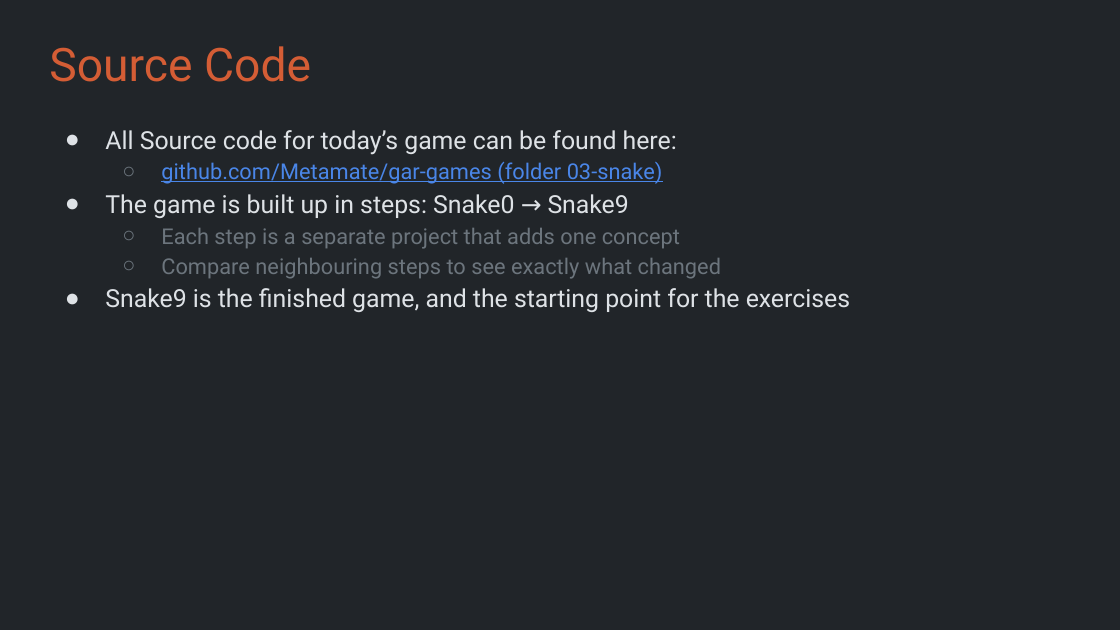
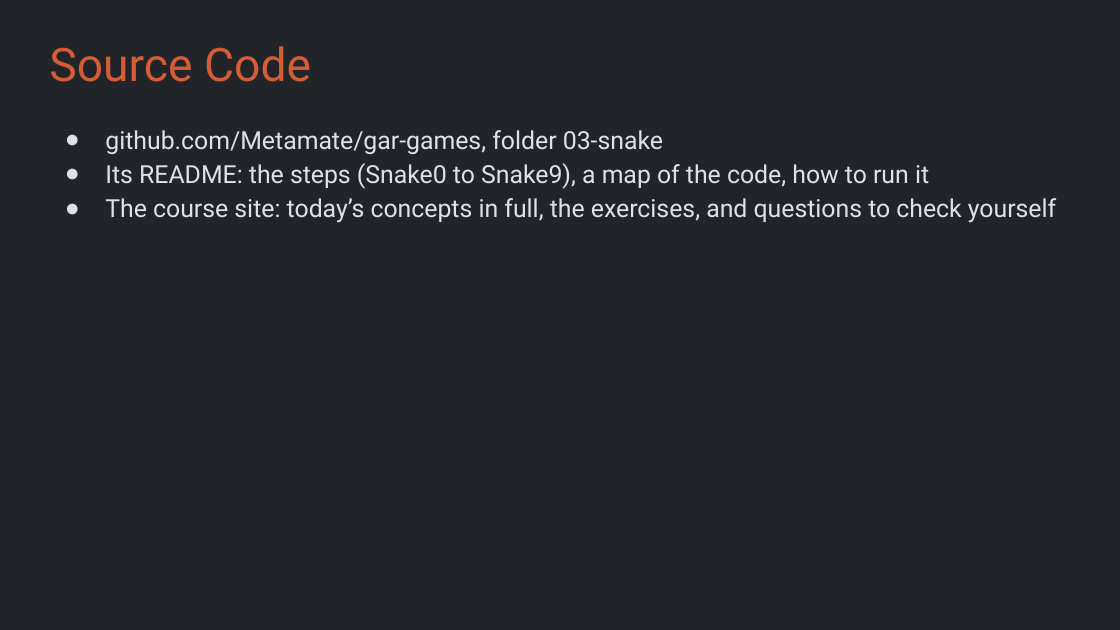
Before and after one commit to Metamate/gar, a slide deck: slide 4 of slides/03 Snake.pptx. Drawn at 1120x630 pixels with LibreOffice and Linux fonts; fonts in the diff are those of the drawing. Boxes give left, top, right and bottom in pixels: in the first picture for what was removed or moved away, otherwise in the second. Text is boxed around its words. In the diff, an @@ line names an element or a change of style, - is before the commit and + after.

```diff
--- a/slides/03 Snake.pptx
+++ b/slides/03 Snake.pptx
@@ text at <box>105,130,1056,223</box>: text changed @@
-● All Source code for today’s game can be found here:
-  ○ github.com/Metamate/gar-games (folder 03-snake)
-● The game is built up in steps: Snake0 → Snake9
-  ○ Each step is a separate project that adds one concept
-  ○ Compare neighbouring steps to see exactly what changed
-● Snake9 is the finished game, and the starting point for the exercises
+● github.com/Metamate/gar-games, folder 03-snake
+● Its README: the steps (Snake0 to Snake9), a map of the code, how to run it
+● The course site: today’s concepts in full, the exercises, and questions to check yourself
```
Also in this commit, not shown: 3 other slides changed, 2 slides added, 1 slide removed.
